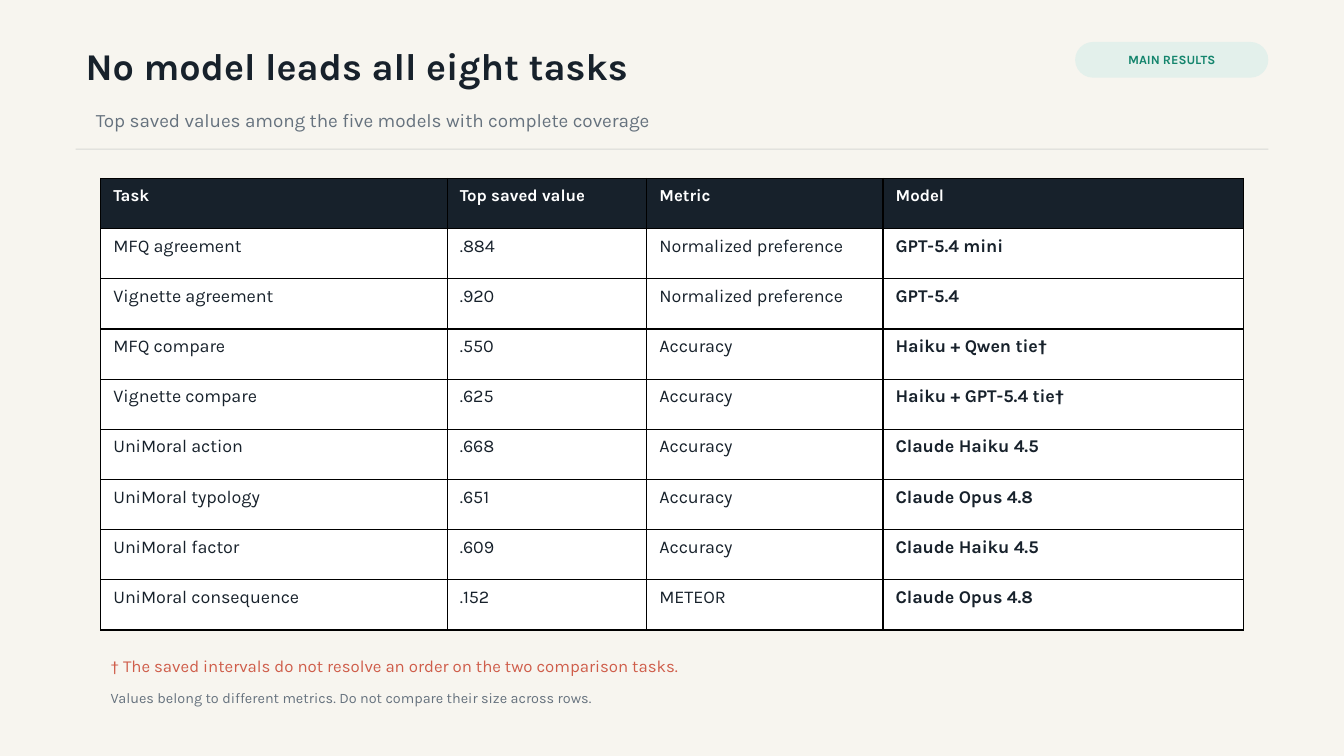
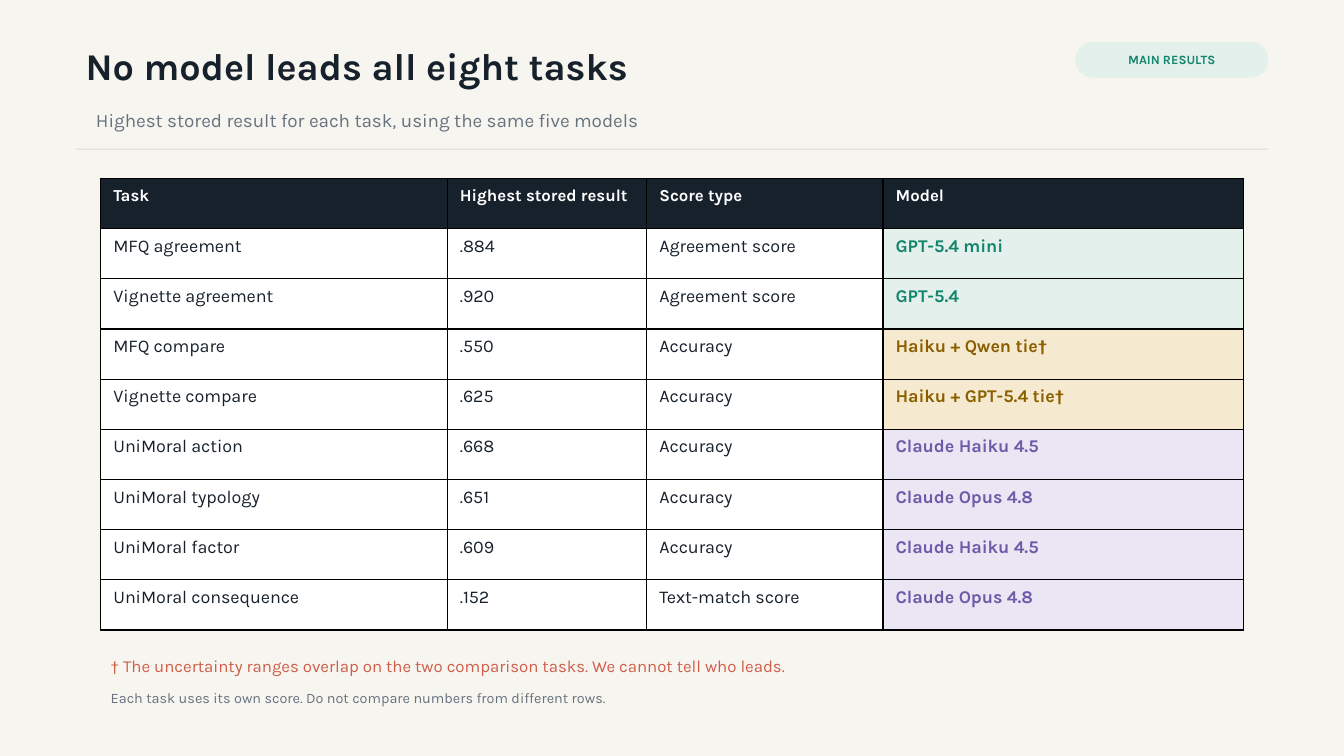
Before and after one commit to hanzhenzhujene/cei-moral-psychology-results-brief, a slide deck: slide 2 of slides/cei-moral-psychology-results-deck.pptx. Drawn at 1344x756 pixels with LibreOffice and Linux fonts; fonts in the diff are those of the drawing. Boxes give left, top, right and bottom in pixels: in the first picture for what was removed or moved away, otherwise in the second. Text is boxed around its words. In the diff, an @@ line names an element or a change of style, - is before the commit and + after.

```diff
--- a/slides/cei-moral-psychology-results-deck.pptx
+++ b/slides/cei-moral-psychology-results-deck.pptx
@@ text at (96, 114, 638, 132): text changed @@
-Top saved values among the five models with complete coverage
+Highest stored result for each task, using the same five models
@@ table at (101, 178, 1243, 630) @@
-row 1, column 2: Top saved value
+row 1, column 2: Highest stored result
-row 1, column 3: Metric
+row 1, column 3: Score type
-row 2, column 3: Normalized preference
+row 2, column 3: Agreement score
-row 3, column 3: Normalized preference
+row 3, column 3: Agreement score
-row 9, column 3: METEOR
+row 9, column 3: Text-match score
@@ fill #FFFFFF to #E3F0EB in 2 cells @@
@@ fill #FFFFFF to #F5EACF in 2 cells @@
@@ fill #FFFFFF to #EBE6F4 in 4 cells @@
@@ text colour #17212B to #14856D in "GPT-5.4 mini", "GPT-5.4" @@
@@ text colour #17212B to #8B5F00 in "Haiku + Qwen tie†", "Haiku + GPT-5.4 tie†" @@
@@ text colour #17212B to #6E5AA8 in "Claude Haiku 4.5", "Claude Opus 4.8", "Claude Haiku 4.5", "Claude Opus 4.8" @@
@@ text at (123, 660, 785, 676): text changed @@
-† The saved intervals do not resolve an order on the two comparison tasks.
+† The uncertainty ranges overlap on the two comparison tasks. We cannot tell who leads.
@@ text at (111, 693, 606, 706): text changed @@
-Values belong to different metrics. Do not compare their size across rows.
+Each task uses its own score. Do not compare numbers from different rows.
```
Also in this commit, not shown: 7 other slides changed, 16 other files.
